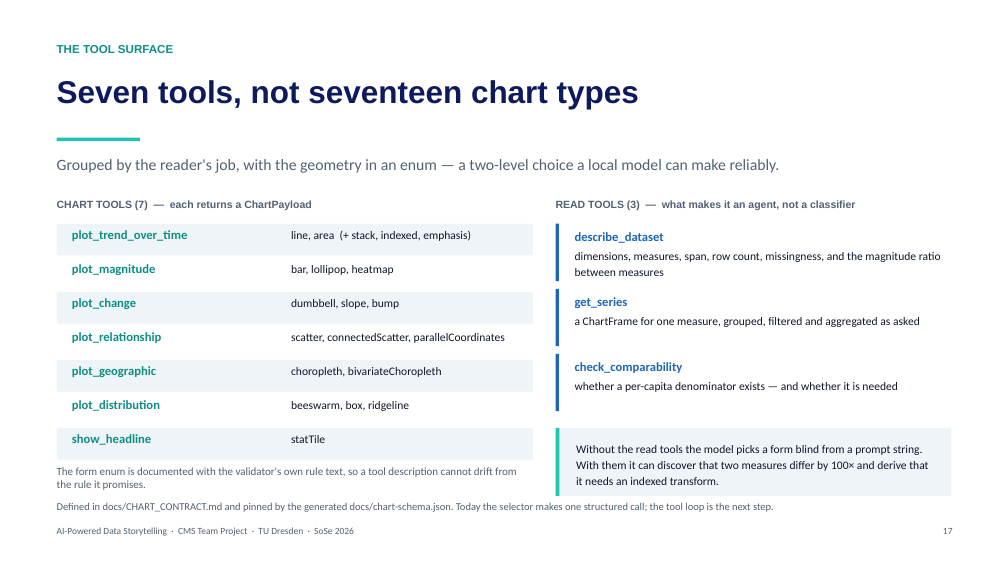
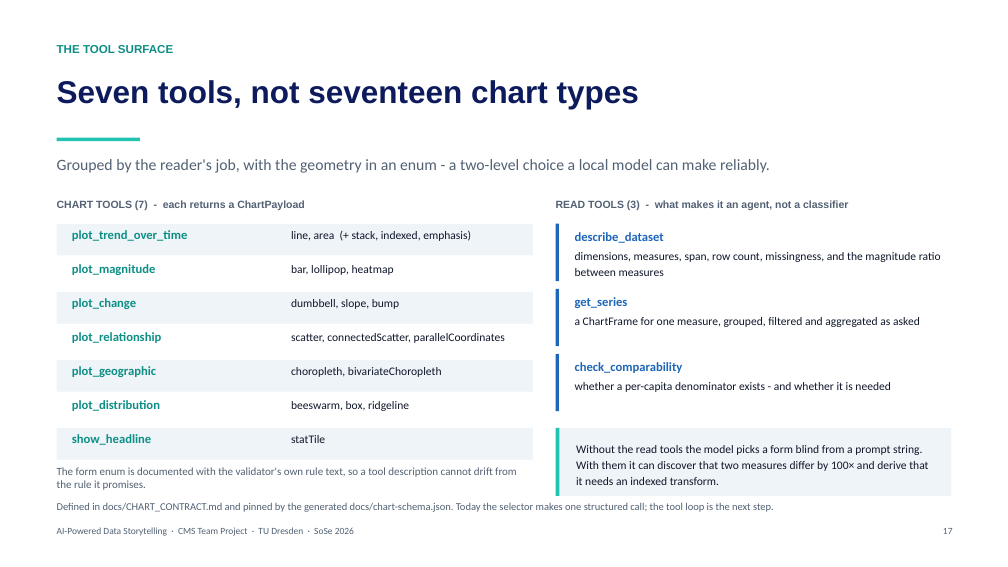
Before and after one commit to memoelsamadony/ai-powered-data-storytelling, a slide deck: slide 17 of presentation/AI-Storytelling-Final-Talk.pptx. Drawn at 1008x567 pixels with LibreOffice and Linux fonts; fonts in the diff are those of the drawing. Boxes give left, top, right and bottom in pixels: in the first picture for what was removed or moved away, otherwise in the second. Text is boxed around its words. In the diff, an @@ line names an element or a change of style, - is before the commit and + after.

```diff
--- a/presentation/AI-Storytelling-Final-Talk.pptx
+++ b/presentation/AI-Storytelling-Final-Talk.pptx
@@ text at (x1=57, y1=159, x2=770, y2=173): text changed @@
-Grouped by the reader's job, with the geometry in an enum — a two-level choice a local model can make reliably.
+Grouped by the reader's job, with the geometry in an enum - a two-level choice a local model can make reliably.
@@ text at (x1=57, y1=200, x2=304, y2=210): text changed @@
-CHART TOOLS (7) — each returns a ChartPayload
+CHART TOOLS (7) - each returns a ChartPayload
@@ text at (x1=556, y1=200, x2=848, y2=210): text changed @@
-READ TOOLS (3) — what makes it an agent, not a classifier
+READ TOOLS (3) - what makes it an agent, not a classifier
@@ text at (x1=575, y1=382, x2=890, y2=392): text changed @@
-whether a per-capita denominator exists — and whether it is needed
+whether a per-capita denominator exists - and whether it is needed
```
Also in this commit, not shown: 10 other slides changed, 24 other files.
